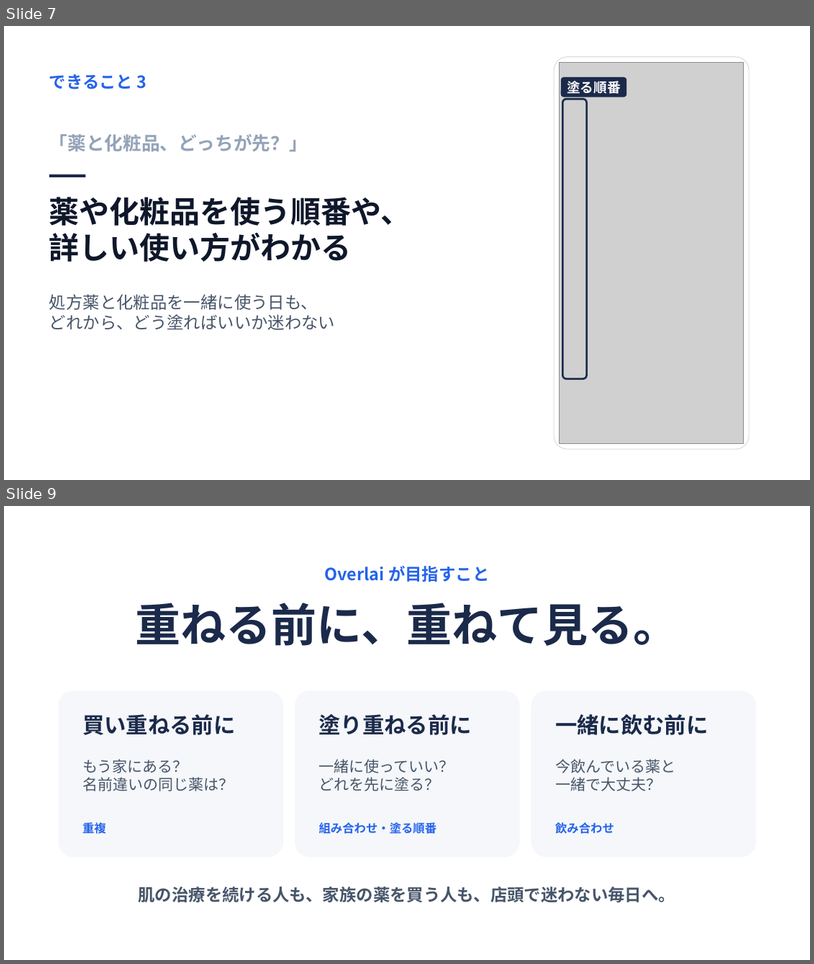
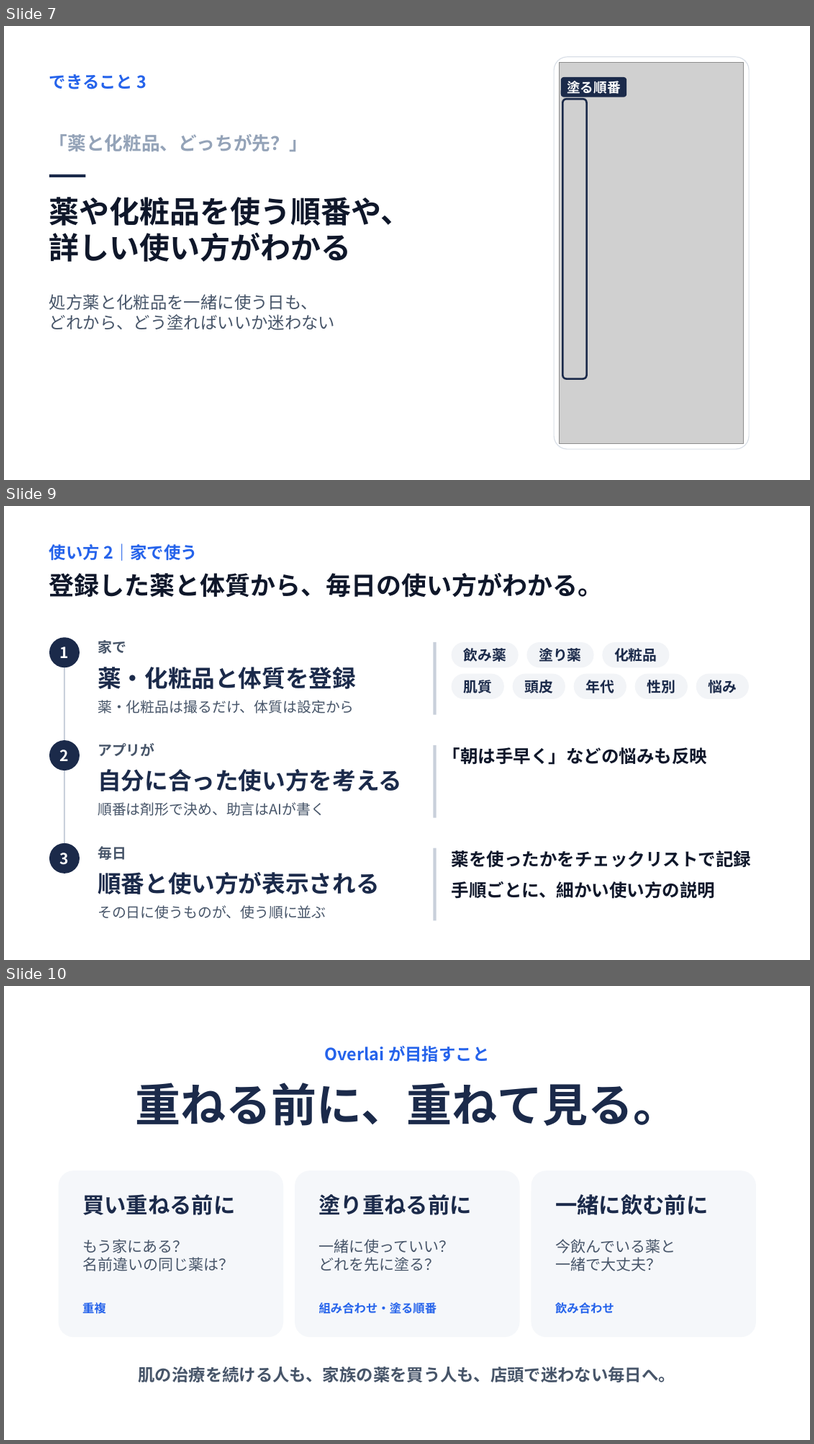
Before and after one commit to John-Frusciante/overlai, a slide deck: docs/ピッチ/Overlai_本選ピッチ.pptx. Shown one above the other, each under a label of ours: slides 7 and 9 before the commit, slides 7, 9 and 10 after it; the slides between them are not shown. The pictures are 814x964 and 814x1444 pixels, drawn with LibreOffice and Linux fonts; fonts in the diff are those of the drawing; grey boxes stand for pictures. Boxes give left, top, right and bottom in pixels: in the first picture for what was removed or moved away, otherwise in the second. Text is boxed around its words. In the diff, an @@ line names an element or a change of style, - is before the commit and + after.

```diff
--- a/docs/ピッチ/Overlai_本選ピッチ.pptx
+++ b/docs/ピッチ/Overlai_本選ピッチ.pptx
@@ slide 9 added at (x1=4, y1=506, x2=810, y2=960), background #FFFFFF @@
@@ text added at (x1=49, y1=543, x2=198, y2=561), 20 pt, text #2563EB, bold @@
+使い方 2｜家で使う
@@ text added at (x1=49, y1=573, x2=604, y2=597), 30 pt, text #0F172A, bold @@
+登録した薬と体質から、毎日の使い方がわかる。
@@ rounded rectangle added at (x1=49, y1=637, x2=80, y2=667), fill #1B2A4A, 18 pt, text #FFFFFF, bold @@
+1
@@ rectangle added at (x1=64, y1=652, x2=66, y2=858), fill #C9D0DB @@
@@ text added at (x1=98, y1=640, x2=126, y2=654), 17 pt, text #475569, bold @@
+家で
@@ rectangle added at (x1=434, y1=642, x2=437, y2=715), fill #C9D0DB @@
@@ rounded rectangle added at (x1=452, y1=642, x2=519, y2=667), fill #F2F4F7, 17 pt, text #1B2A4A, bold @@
+飲み薬
@@ rounded rectangle added at (x1=527, y1=642, x2=594, y2=667), fill #F2F4F7, 17 pt, text #1B2A4A, bold @@
+塗り薬
@@ rounded rectangle added at (x1=603, y1=642, x2=670, y2=667), fill #F2F4F7, 17 pt, text #1B2A4A, bold @@
+化粧品
@@ text added at (x1=98, y1=667, x2=356, y2=689), 28 pt, text #1B2A4A, bold @@
+薬・化粧品と体質を登録
@@ rounded rectangle added at (x1=452, y1=674, x2=504, y2=699), fill #F2F4F7, 17 pt, text #1B2A4A, bold @@
+肌質
@@ rounded rectangle added at (x1=513, y1=674, x2=566, y2=699), fill #F2F4F7, 17 pt, text #1B2A4A, bold @@
+頭皮
@@ rounded rectangle added at (x1=574, y1=674, x2=627, y2=699), fill #F2F4F7, 17 pt, text #1B2A4A, bold @@
+年代
@@ rounded rectangle added at (x1=635, y1=674, x2=688, y2=699), fill #F2F4F7, 17 pt, text #1B2A4A, bold @@
+性別
@@ rounded rectangle added at (x1=697, y1=674, x2=749, y2=699), fill #F2F4F7, 17 pt, text #1B2A4A, bold @@
+悩み
@@ text added at (x1=98, y1=700, x2=355, y2=713), 17 pt, text #475569 @@
+薬・化粧品は撮るだけ、体質は設定から
@@ rounded rectangle added at (x1=49, y1=740, x2=80, y2=770), fill #1B2A4A, 18 pt, text #FFFFFF, bold @@
+2
@@ text added at (x1=98, y1=743, x2=154, y2=756), 17 pt, text #475569, bold @@
+アプリが
@@ rectangle added at (x1=434, y1=745, x2=437, y2=818), fill #C9D0DB @@
@@ text added at (x1=443, y1=747, x2=708, y2=764), 21 pt, text #0F172A, bold @@
+「朝は手早く」などの悩みも反映
@@ text added at (x1=98, y1=769, x2=402, y2=791), 28 pt, text #1B2A4A, bold @@
+自分に合った使い方を考える
@@ text added at (x1=98, y1=802, x2=325, y2=816), 17 pt, text #475569 @@
+順番は剤形で決め、助言はAIが書く
@@ rounded rectangle added at (x1=49, y1=843, x2=80, y2=873), fill #1B2A4A, 18 pt, text #FFFFFF, bold @@
+3
@@ text added at (x1=98, y1=846, x2=126, y2=860), 17 pt, text #475569, bold @@
+毎日
@@ rectangle added at (x1=434, y1=848, x2=437, y2=921), fill #C9D0DB @@
@@ text added at (x1=452, y1=850, x2=752, y2=867), 21 pt, text #0F172A, bold @@
+薬を使ったかをチェックリストで記録
@@ text added at (x1=98, y1=872, x2=380, y2=894), 28 pt, text #1B2A4A, bold @@
+順番と使い方が表示される
@@ text added at (x1=452, y1=881, x2=716, y2=898), 21 pt, text #0F172A, bold @@
+手順ごとに、細かい使い方の説明
@@ text added at (x1=98, y1=905, x2=326, y2=919), 17 pt, text #475569 @@
+その日に使うものが、使う順に並ぶ
@@ what was slide 9 is now slide 10 @@
```
Also in this commit, not shown: 1 slide changed, 3 other files.
